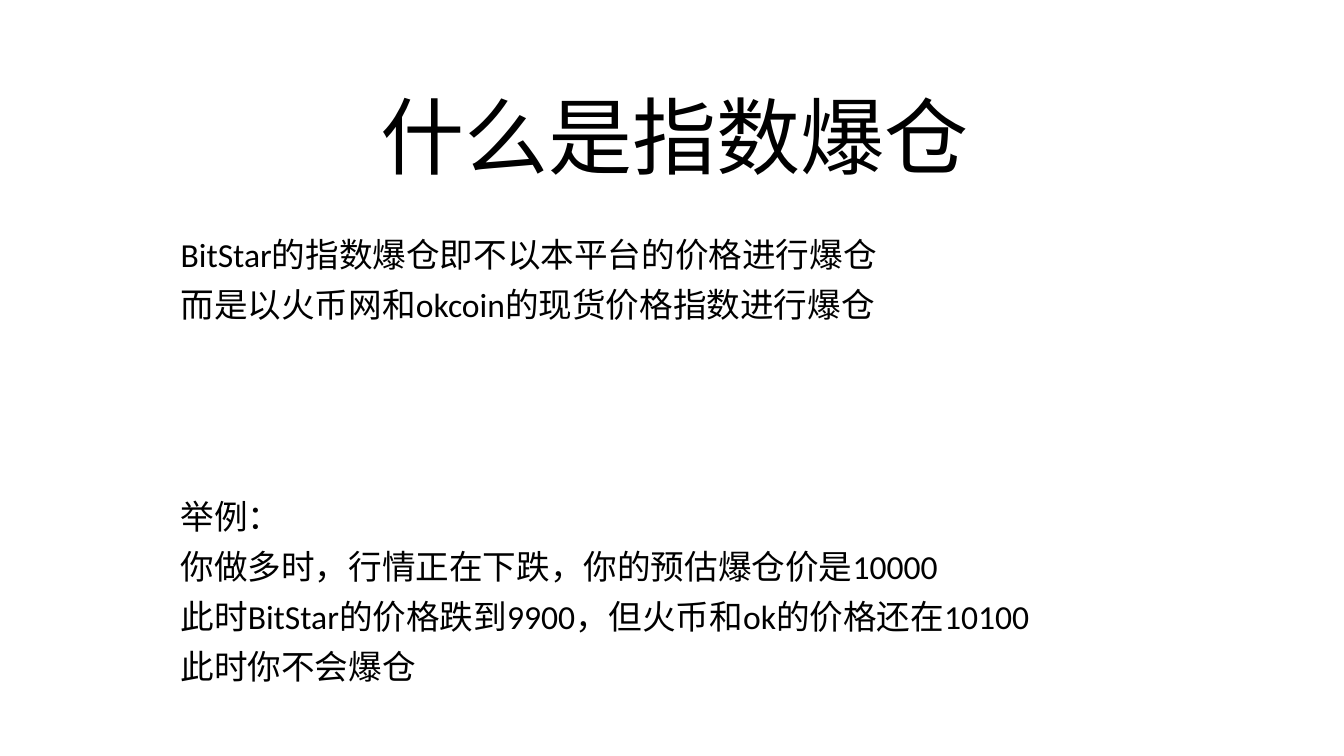
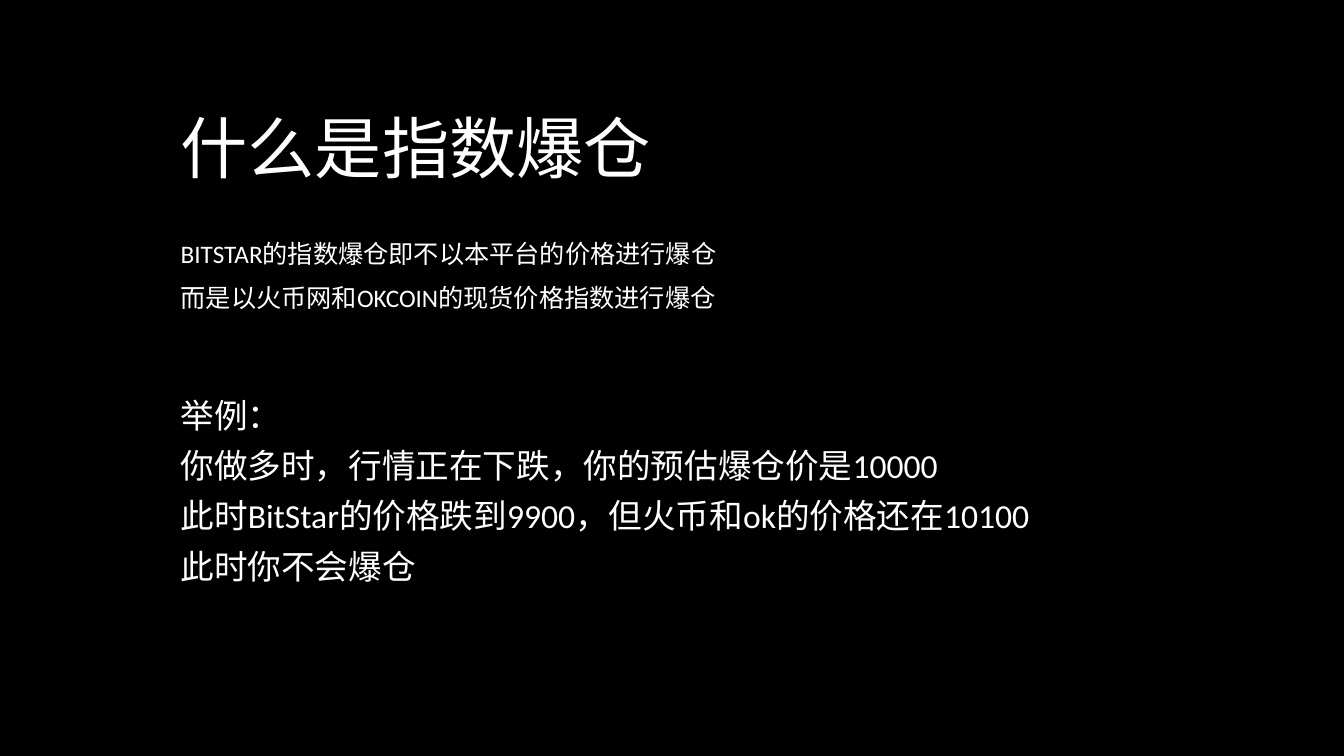
Before and after one commit to BitStar-UX/picture, a slide deck: slide 2 of 行情图/什么是爆仓.pptx. Drawn at 1344x756 pixels with LibreOffice and Linux fonts; fonts in the diff are those of the drawing; background and template pictures are left out. Boxes give left, top, right and bottom in pixels: in the first picture for what was removed or moved away, otherwise in the second. Text is boxed around its words. In the diff, an @@ line names an element or a change of style, - is before the commit and + after.

Commit message:
123

```diff
--- a/行情图/什么是爆仓.pptx
+++ b/行情图/什么是爆仓.pptx
@@ background #FFFFFF to picture (left out) @@
@@ title "什么是指数爆仓" at (x1=181, y1=116, x2=651, y2=179): size 60 to 48 pt, text colour #000000 to #FFFFFF; alignment centre to left; line spacing 0.9 to 1 @@
@@ subtitle at (x1=181, y1=243, x2=717, y2=309): text changed; size 24 to 18 pt; text colour #000000 to #FFFFFF @@
-BitStar的指数爆仓即不以本平台的价格进行爆仓
-而是以火币网和okcoin的现货价格指数进行爆仓
+BITSTAR的指数爆仓即不以本平台的价格进行爆仓
+而是以火币网和OKCOIN的现货价格指数进行爆仓
@@ text "举例：" moved from (x1=181, y1=500, x2=1030, y2=682) to (x1=181, y1=399, x2=1030, y2=582) @@
@@ text "举例：" at (x1=181, y1=399, x2=1030, y2=582): text colour #000000 to #FFFFFF @@
```
Also in this commit, not shown: 7 other slides changed.
